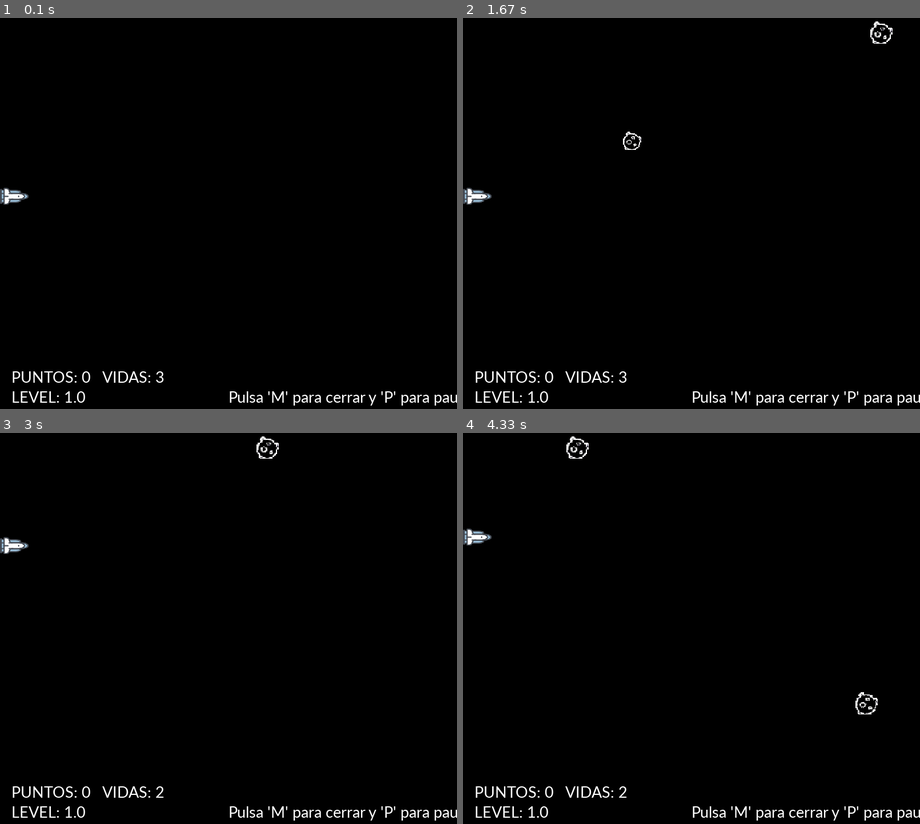
Above: before the commit, frames 1-4 (two rows, left to right).
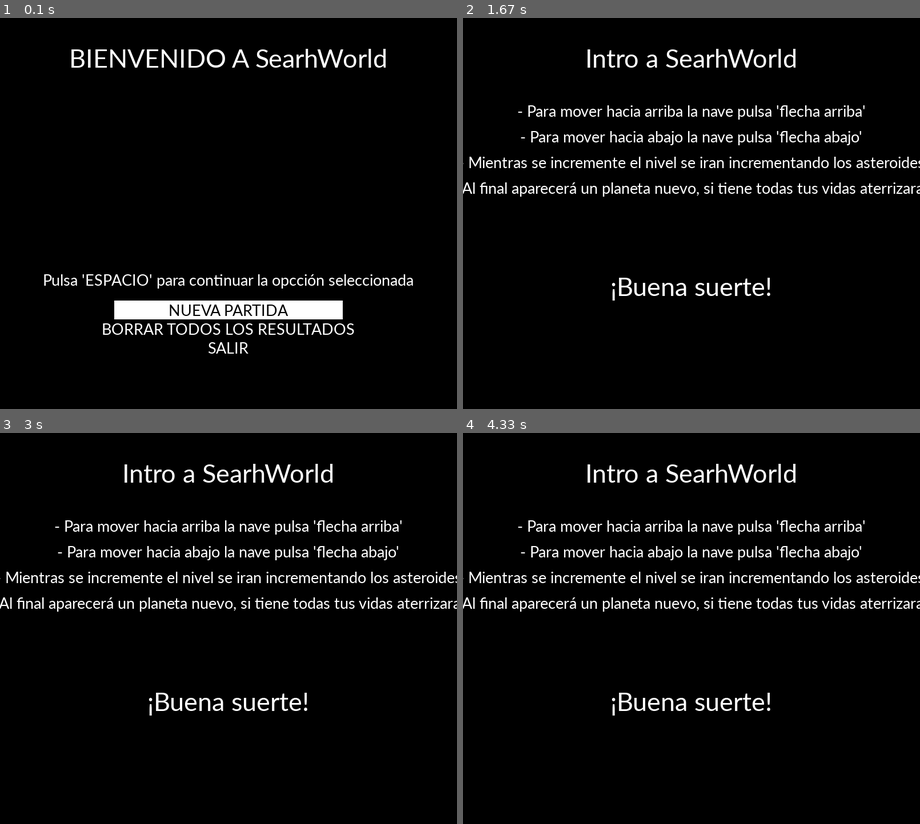
Above: after the commit, the same moments.

Repository: LuciaEnriquez/end_proyect_pygame
Game: pygame game, started from game/game.py
The game is run twice, just before and just after one commit, with the same random seed, the same clock (stepped at 60 frames per second) and the same inputs.
Inputs:
- Up to frame 1 (0.1 s): no input
- Up to frame 2 (1.67 s): tap one key every 0.33 s from 0.33 s: Space Enter Insert Insert
- Up to frame 3 (3 s): hold Up 1.67-2.13 s
- Up to frame 4 (4.33 s): hold Down 3.63-3.93 s; hold Up from 3.97 s (still down)

The runs differ from the first frame. In frame 1, 6.1% of the frame differs, in the area x 0-100%, y 7-100%; in frame 2, 6.0%; in frame 3, 6.0%; in frame 4, 6.1%.

Commit message:
update code

Diff:
--- a/game/game.py
+++ b/game/game.py
@@ -51,7 +51,7 @@
         self.menuIsView = False
         game_over = False
         pause = False
-        selectStatus = self.listStatus[2]
+        selectStatus = self.listStatus[0]
         timeInfo = pg.time.get_ticks()
         while not game_over:
             self.time.tick(50)
Binary file changed: DataBase.db
